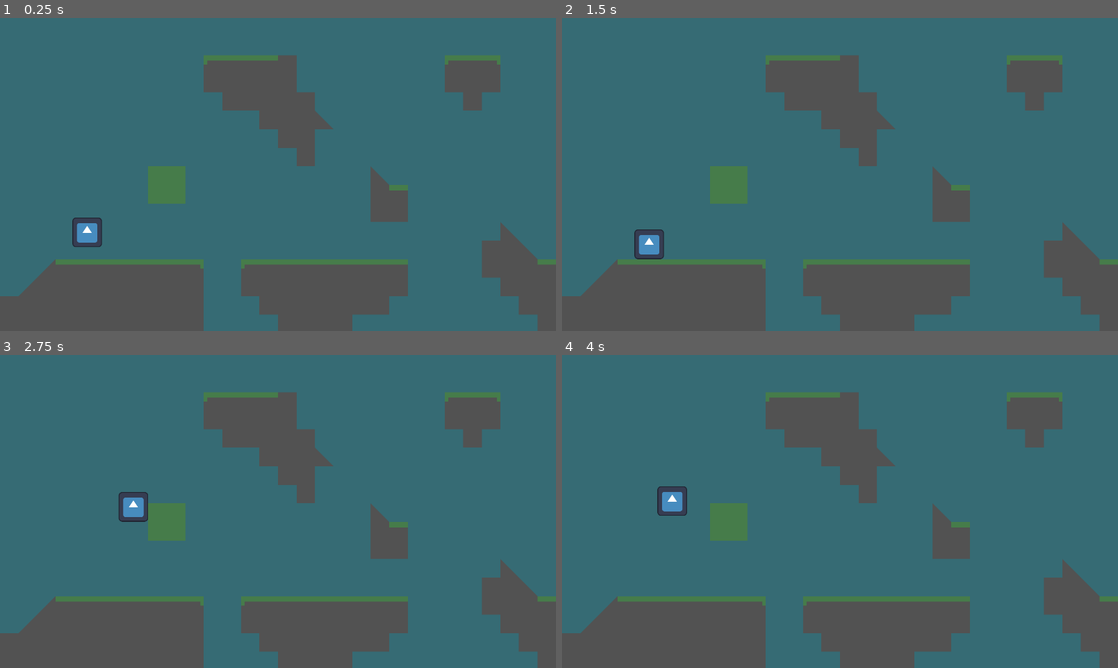
Above: before the commit, frames 1-4 (two rows, left to right).
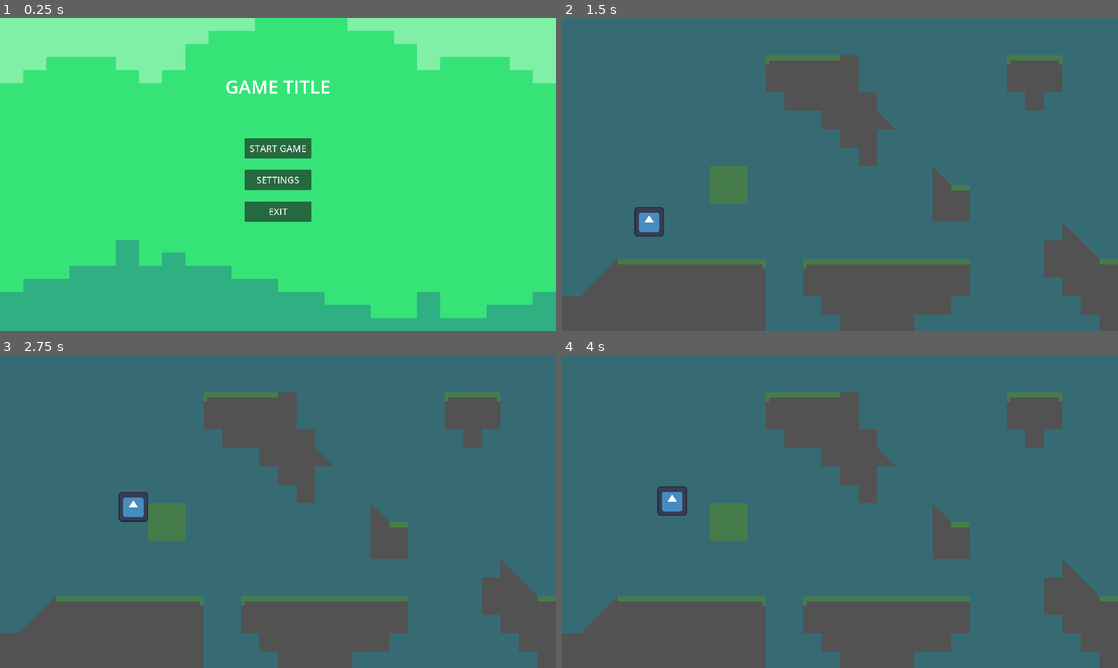
Above: after the commit, the same moments.

Repository: RealityGalaxy/Varis
Game: Godot game, scene res://scenes/main_menu.tscn
The game is run twice, just before and just after one commit, with the same random seed, the same clock (stepped at 60 frames per second) and the same inputs. Before the commit the project starts from res://scenes/level.tscn. The engine's default icon, where the game draws it, is replaced by a stand-in: a white triangle on a blue panel in a dark square.
Inputs (mouse positions are in pixels of both pictures, inside the frame that each line leads up to):
- Up to frame 1 (0.25 s): no input
- Up to frame 2 (1.5 s): click (840, 180) at 0.5 s, where only the run after the commit has a clickable "SETTINGS"; click (840, 149) at 1.25 s, where only the run after the commit has a clickable "START GAME"
- Up to frame 3 (2.75 s): tap Enter at 2 s; hold Right (right) from 2.03 s (still down); tap Up (up) at 2.27 s
- Up to frame 4 (4 s): tap Up (up) at 3.02 s; release Right (right) at 3.53 s; hold Left (left) from 3.53 s (still down)

The runs differ from the first frame. In frame 1, 100% of the frame differs, in the area x 0-100%, y 0-100%; in frame 2, 0.8%; in frame 3, less than 0.1%; in frame 4, less than 0.1%.

Commit message:
Basic main menu

Diff:
--- a/Varis/project.godot
+++ b/Varis/project.godot
@@ -11,7 +11,7 @@
 [application]
 
 config/name="Varis"
-run/main_scene="res://scenes/level.tscn"
+run/main_scene="res://scenes/main_menu.tscn"
 config/features=PackedStringArray("4.2", "Mobile")
 config/icon="res://icon.svg"
 
@@ -51,5 +51,6 @@
 
 [rendering]
 
+textures/canvas_textures/default_texture_filter=0
 renderer/rendering_method="mobile"
 environment/defaults/default_clear_color=Color(0.211765, 0.419608, 0.454902, 1)
--- /dev/null
+++ b/Varis/scenes/main_menu.gd
@@ -0,0 +1,10 @@
+extends Control
+
+func _on_start_pressed():
+	get_tree().change_scene_to_file("res://scenes/level.tscn")
+
+func _on_settings_pressed():
+	pass # Replace with function body.
+
+func _on_exit_pressed():
+	get_tree().quit()
--- /dev/null
+++ b/Varis/scenes/main_menu.tscn
@@ -0,0 +1,82 @@
+[gd_scene load_steps=3 format=3 uid="uid://crdel4dbytuuo"]
+
+[ext_resource type="Texture2D" uid="uid://crdip2y5gklpt" path="res://graphics/placeholder/tile_0014.png" id="1_55mwp"]
+[ext_resource type="Script" path="res://scenes/main_menu.gd" id="1_hm7jm"]
+
+[node name="Main_Menu" type="Control"]
+layout_mode = 3
+anchors_preset = 15
+anchor_right = 1.0
+anchor_bottom = 1.0
+grow_horizontal = 2
+grow_vertical = 2
+script = ExtResource("1_hm7jm")
+
+[node name="Background" type="TextureRect" parent="."]
+layout_mode = 1
+anchors_preset = 15
+anchor_right = 1.0
+anchor_bottom = 1.0
+grow_horizontal = 2
+grow_vertical = 2
+texture = ExtResource("1_55mwp")
+
+[node name="MarginContainer" type="MarginContainer" parent="."]
+layout_mode = 1
+anchors_preset = 15
+anchor_right = 1.0
+anchor_bottom = 1.0
+grow_horizontal = 2
+grow_vertical = 2
+theme_override_constants/margin_left = 12
+theme_override_constants/margin_top = 12
+theme_override_constants/margin_right = 12
+theme_override_constants/margin_bottom = 12
+
+[node name="VBoxContainer" type="VBoxContainer" parent="MarginContainer"]
+layout_mode = 2
+theme_override_constants/separation = 180
+
+[node name="Separator" type="Control" parent="MarginContainer/VBoxContainer"]
+layout_mode = 2
+
+[node name="Title" type="Label" parent="MarginContainer/VBoxContainer"]
+layout_mode = 2
+theme_override_font_sizes/font_size = 64
+text = "GAME TITLE"
+horizontal_alignment = 1
+vertical_alignment = 1
+
+[node name="HBoxContainer" type="HBoxContainer" parent="MarginContainer"]
+layout_mode = 2
+alignment = 1
+
+[node name="VBoxContainer" type="VBoxContainer" parent="MarginContainer/HBoxContainer"]
+layout_mode = 2
+theme_override_constants/separation = 39
+alignment = 1
+
+[node name="Separator2" type="Control" parent="MarginContainer/HBoxContainer/VBoxContainer"]
+layout_mode = 2
+
+[node name="Start" type="Button" parent="MarginContainer/HBoxContainer/VBoxContainer"]
+custom_minimum_size = Vector2(230, 70)
+layout_mode = 2
+theme_override_font_sizes/font_size = 32
+text = "START GAME"
+
+[node name="Settings" type="Button" parent="MarginContainer/HBoxContainer/VBoxContainer"]
+custom_minimum_size = Vector2(200, 70)
+layout_mode = 2
+theme_override_font_sizes/font_size = 32
+text = "SETTINGS"
+
+[node name="Exit" type="Button" parent="MarginContainer/HBoxContainer/VBoxContainer"]
+custom_minimum_size = Vector2(200, 70)
+layout_mode = 2
+theme_override_font_sizes/font_size = 32
+text = "EXIT"
+
+[connection signal="pressed" from="MarginContainer/HBoxContainer/VBoxContainer/Start" to="." method="_on_start_pressed"]
+[connection signal="pressed" from="MarginContainer/HBoxContainer/VBoxContainer/Settings" to="." method="_on_settings_pressed"]
+[connection signal="pressed" from="MarginContainer/HBoxContainer/VBoxContainer/Exit" to="." method="_on_exit_pressed"]
Binary file added: Varis/graphics/placeholder/tile_0014.png
Not shown, added: Varis/graphics/placeholder/tile_0014.png.import
